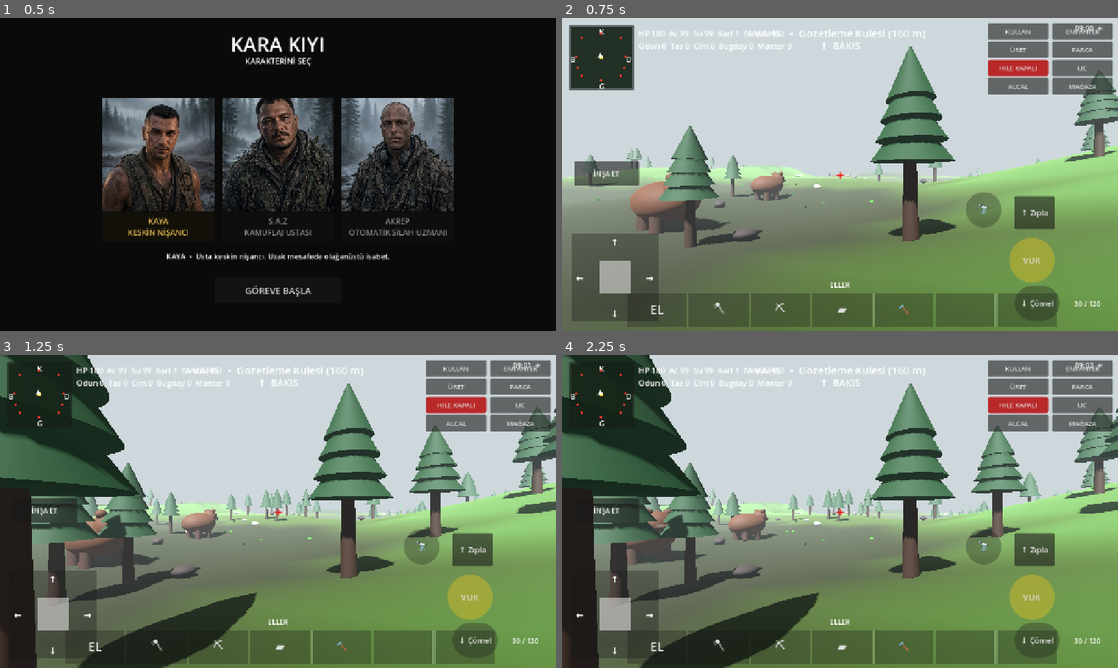
Above: before the commit, frames 1-4 (two rows, left to right).
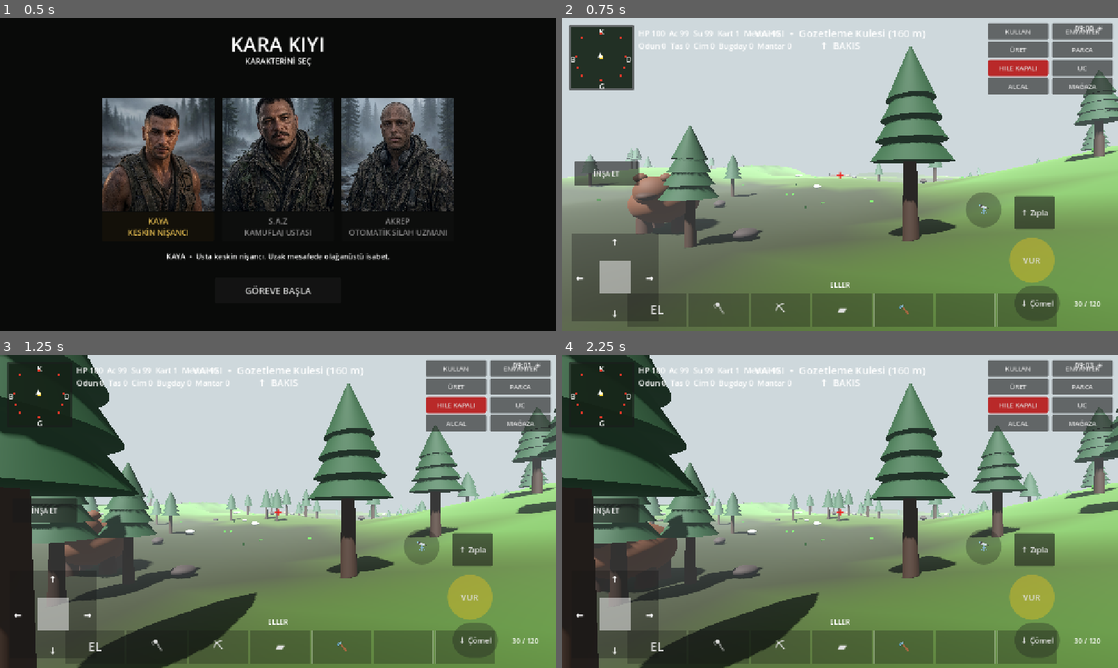
Above: after the commit, the same moments.

Repository: cantrsx-blip/GrayCardWars
Game: Godot game, scene res://scenes/Intro.tscn
Two runs of this game, one before a commit and one after it. Both use one fixed random seed, a clock stepped at 60 frames per second and the inputs below.
Inputs:
- Up to frame 1 (0.5 s): no input
- Up to frame 2 (0.75 s): click "GÖREVE BAŞLA" at 0.5 s
- Up to frame 3 (1.25 s): no input
- Up to frame 4 (2.25 s): click "ENVANTER" at 1.25 s; click "✕" at 2 s

Frame 1 is identical in both runs. In frame 2, 1.3% of the frame differs, in the area x 11-42%, y 48-70%; in frame 3, 1.3%; in frame 4, 2.2%, in the area x 5-39%, y 48-76%.

Commit message:
Make all bears patrol meteors facing forward

Diff:
--- a/scripts/main.gd
+++ b/scripts/main.gd
@@ -461,7 +461,6 @@
 	return best_index
 
 func _spawn_bears() -> void:
-	var job_list=["DEVRIYE","DEVRIYE","BESLENME","BESLENME","METEOR BEKCISI"]
 	for i in 5:
 		var angle=randf_range(0.0,TAU)
 		var distance=randf_range(25.0,45.0)
@@ -473,13 +472,9 @@
 		bear.position=Vector3(spawn_pos.x,height_at(spawn_pos.x,spawn_pos.z),spawn_pos.z)
 		bear.collision_layer=0
 		bear.collision_mask=0
-		bear.set_meta("job",job_list[i])
-		bear.set_meta("target",bear.position)
-		bear.set_meta("wait_until",0)
-		bear.set_meta("moving",false)
-		bear.set_meta("player_notice",false)
-		bear.set_meta("meteor_index",-1)
-		bear.set_meta("orbit_angle",randf_range(0.0,TAU))
+		bear.set_meta("job","METEOR")
+		bear.set_meta("meteor_index",_nearest_meteor_index(bear.global_position))
+		bear.set_meta("moving",true)
 		add_child(bear)
 		var cs=CollisionShape3D.new()
 		var shape=CapsuleShape3D.new()
@@ -490,8 +485,6 @@
 		bear.add_child(cs)
 		_make_bear_visual(bear)
 		bears.append(bear)
-		_bear_choose_target(bear)
-
 func _make_bear_visual(parent:Node3D) -> void:
 	var visual=Node3D.new()
 	visual.name="BearVisual"
@@ -613,66 +606,37 @@
 		body.position.y=1.8
 
 func _update_bears(delta:float) -> void:
-	if bears.is_empty(): return
-	var now=Time.get_ticks_msec()
+	if bears.is_empty() or meteor_nodes.is_empty(): return
 	for bear in bears:
 		if not is_instance_valid(bear): continue
-		var job=str(bear.get_meta("job","DEVRIYE"))
-		var player_distance=bear.global_position.distance_to(player.global_position)
-		if player_distance<3.5:
-			bear.set_meta("moving",false)
-			_bear_set_body_height(bear,false)
-			var player_dir=player.global_position-bear.global_position
-			player_dir.y=0.0
-			if player_dir.length_squared()>0.001:
-				player_dir=player_dir.normalized()
-				bear.rotation.y=atan2(player_dir.x,player_dir.z)
-			if not bool(bear.get_meta("player_notice",false)):
-				bear.set_meta("player_notice",true)
-				_flash_message("AYI: "+job)
-			continue
-		bear.set_meta("player_notice",false)
-		var wait_until=int(bear.get_meta("wait_until",0))
-		if now<wait_until:
-			bear.set_meta("moving",false)
-			_bear_set_body_height(bear,false,job=="BESLENME")
-			continue
-		if job=="METEOR BEKCISI":
-			var meteor_index=int(bear.get_meta("meteor_index",-1))
-			if meteor_index<0 or meteor_index>=meteor_nodes.size() or not is_instance_valid(meteor_nodes[meteor_index]):
-				_bear_choose_target(bear)
-				meteor_index=int(bear.get_meta("meteor_index",-1))
-			if meteor_index>=0 and meteor_index<meteor_nodes.size():
-				var meteor=meteor_nodes[meteor_index]
-				if is_instance_valid(meteor):
-					var orbit_angle=float(bear.get_meta("orbit_angle",0.0))
-					orbit_angle+=delta*0.45
-					bear.set_meta("orbit_angle",orbit_angle)
-					var radius=8.5
-					var x=meteor.global_position.x+cos(orbit_angle)*radius
-					var z=meteor.global_position.z+sin(orbit_angle)*radius
-					bear.set_meta("target",Vector3(x,height_at(x,z),z))
-		var target=bear.get_meta("target",bear.position) as Vector3
-		var dir=target-bear.position
+		var index=int(bear.get_meta("meteor_index",-1))
+		if index<0 or index>=meteor_nodes.size() or not is_instance_valid(meteor_nodes[index]):
+			index=_nearest_meteor_index(bear.global_position)
+			if index<0: continue
+			bear.set_meta("meteor_index",index)
+		var target=meteor_nodes[index]
+		var target_pos=Vector3(target.global_position.x,height_at(target.global_position.x,target.global_position.z),target.global_position.z)
+		var dir=target_pos-bear.position
 		dir.y=0.0
-		if dir.length()<1.0:
-			bear.set_meta("moving",false)
-			_bear_set_body_height(bear,false,job=="BESLENME")
-			if job=="DEVRIYE":
-				bear.set_meta("wait_until",now+randi_range(1000,2000))
-				bear.set_meta("target",_bear_random_target(bear,8.0,14.0))
-			elif job=="BESLENME":
-				bear.set_meta("wait_until",now+randi_range(2000,4000))
-				bear.set_meta("target",_bear_nearest_tree_position(bear))
+		if dir.length()<2.5:
+			var next_index=index+1
+			var found=false
+			for step in meteor_nodes.size():
+				var candidate=(next_index+step)%meteor_nodes.size()
+				if is_instance_valid(meteor_nodes[candidate]):
+					bear.set_meta("meteor_index",candidate)
+					found=true
+					break
+			if not found:
+				bear.set_meta("moving",false)
+				_bear_set_body_height(bear,false)
 			continue
 		dir=dir.normalized()
 		bear.set_meta("moving",true)
-		bear.rotation.y=atan2(dir.x,dir.z)
-		var speed=_bear_job_speed(job)
-		bear.position+=Vector3(dir.x,0.0,dir.z)*speed*delta
+		bear.rotation.y=atan2(-dir.x,-dir.z)
+		bear.position+=Vector3(dir.x,0.0,dir.z)*3.4*delta
 		bear.position.y=height_at(bear.position.x,bear.position.z)
 		_bear_set_body_height(bear,true)
-
 func _build_trees_staged() -> void:
 	for i in (80 if OS.has_feature("mobile") else 330):
 		var p = _rand_map_point(MAP_HALF - 12)
